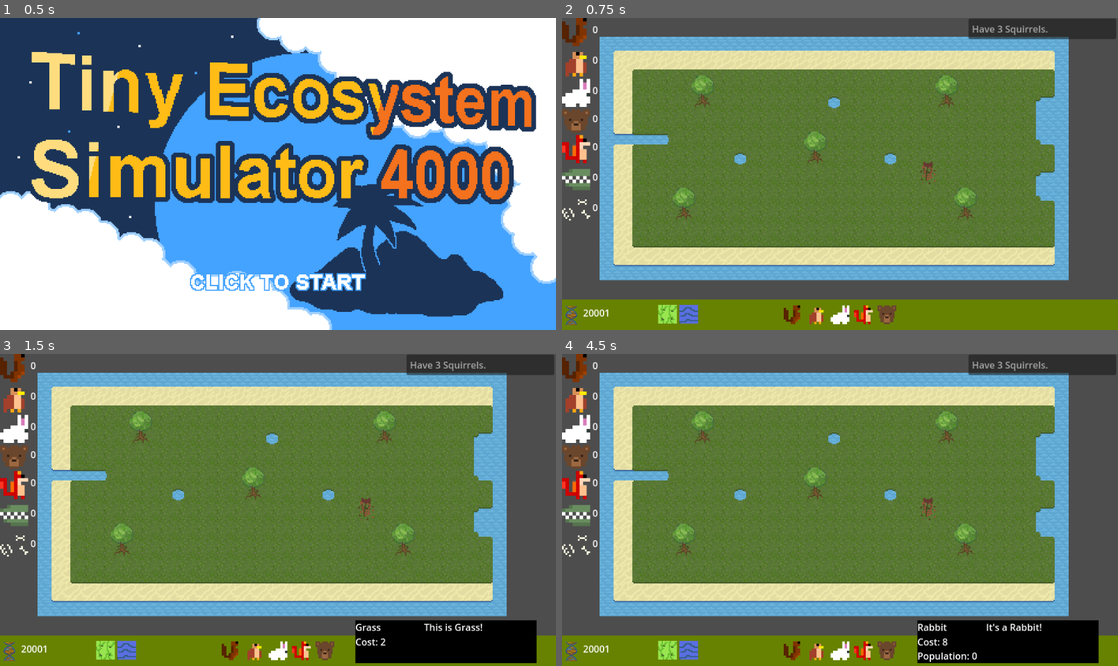
Above: before the commit, frames 1-4 (two rows, left to right).
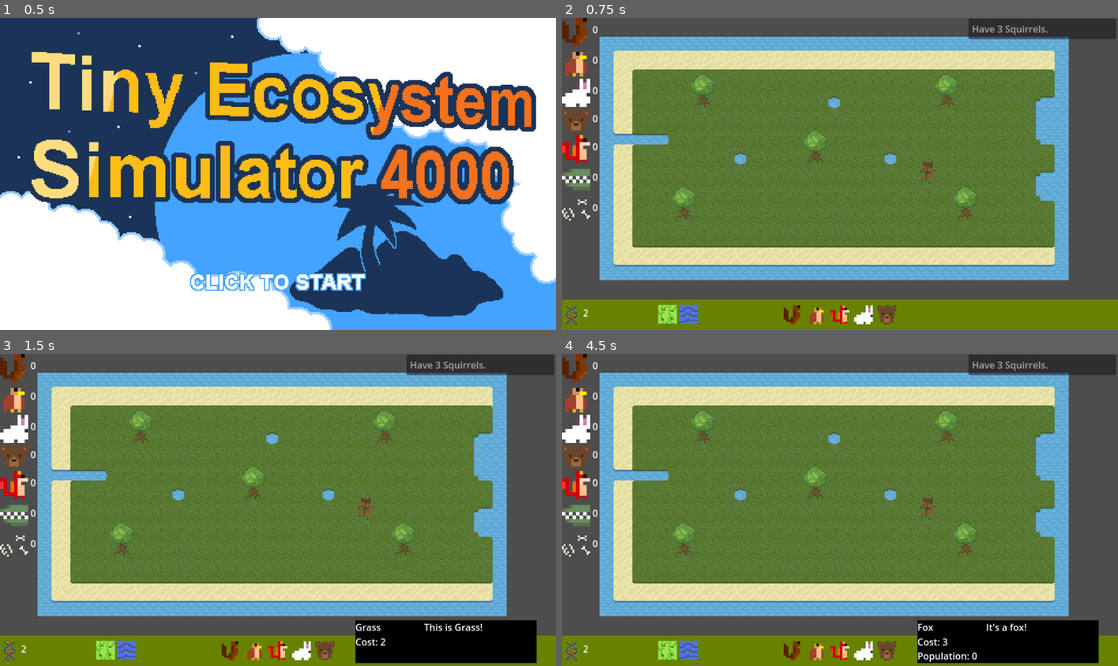
Above: after the commit, the same moments.

Repository: zliebowitz/ld56
Game: Godot game, scene res://Assets/Scripts/title_screen.tscn
Two runs of this game, one before a commit and one after it. Both use one fixed random seed, a clock stepped at 60 frames per second and the inputs below.
Inputs (mouse positions are in pixels of both pictures, inside the frame that each line leads up to):
- Up to frame 1 (0.5 s): no input
- Up to frame 2 (0.75 s): tap Enter at 0.5 s; move the mouse to (962, 158) at 0.52 s; press the mouse at (962, 158) at 0.53 s
- Up to frame 3 (1.5 s): tap Space at 1.25 s; move the mouse to (105, 650) at 1.27 s; release the mouse at (105, 650) at 1.28 s; click (105, 650) at 1.35 s
- Up to frame 4 (4.5 s): tap Enter at 2, 3.5 s; move the mouse to (689, 650) at 2.02 s; press the mouse at (689, 650) at 2.03 s; tap Space at 2.75, 4.25 s; move the mouse to (795, 650) at 2.77 s; release the mouse at (795, 650) at 2.78 s; click (795, 650) at 2.85 s; move the mouse to (817, 650) at 3.52 s; press the mouse at (817, 650) at 3.53 s; move the mouse to (840, 650) at 4.27 s; release the mouse at (840, 650) at 4.28 s; click (840, 650) at 4.35 s

Frame 1 is identical in both runs. In frame 2, 0.4% of the frame differs, in the area x 4-56%, y 91-99%; in frame 3, 0.4%; in frame 4, 0.6%, in the area x 4-87%, y 86-99%.

Commit message:
Start with 1 dna and animals ordered by cost

Diff:
--- a/Assets/Scripts/main.gd
+++ b/Assets/Scripts/main.gd
@@ -6,7 +6,7 @@
 
 
 func _ready() -> void:
-	_on_gain_dna(20000) # noop at time of writing, but handles defaults that aren't 0.
+	_on_gain_dna(dna) # noop at time of writing, but handles defaults that aren't 0.
 
 
 func _on_gain_dna(dna_value: int) -> void:
--- a/tilemap.tscn
+++ b/tilemap.tscn
@@ -255,6 +255,15 @@
 description = "It's a hawk!"
 animal_parent = NodePath("../../../Animals/Hawks")
 
+[node name="Ui_Fox" type="TextureRect" parent="CanvasLayer/GridContainer" node_paths=PackedStringArray("animal_parent")]
+layout_mode = 2
+texture = ExtResource("19_6cvdm")
+script = ExtResource("11_gm37g")
+animal_name = "Fox"
+animal_resource = ExtResource("20_4ynms")
+description = "It's a fox!"
+animal_parent = NodePath("../../../Animals/Fox")
+
 [node name="Ui_Bunny" type="TextureRect" parent="CanvasLayer/GridContainer" node_paths=PackedStringArray("animal_parent")]
 layout_mode = 2
 texture = ExtResource("17_22cp1")
@@ -264,15 +273,6 @@
 animal_resource = ExtResource("18_055kk")
 description = "It's a Rabbit!"
 animal_parent = NodePath("../../../Animals/Rabbit")
-
-[node name="Ui_Fox" type="TextureRect" parent="CanvasLayer/GridContainer" node_paths=PackedStringArray("animal_parent")]
-layout_mode = 2
-texture = ExtResource("19_6cvdm")
-script = ExtResource("11_gm37g")
-animal_name = "Fox"
-animal_resource = ExtResource("20_4ynms")
-description = "It's a fox!"
-animal_parent = NodePath("../../../Animals/Fox")
 
 [node name="Ui_Bear" type="TextureRect" parent="CanvasLayer/GridContainer" node_paths=PackedStringArray("animal_parent")]
 layout_mode = 2
Not shown: 1 places in Assets/Tiles/TileMapLayerTileset.tres that only renumber resources
Not shown: 3 places in tilemap.tscn that only renumber resources
